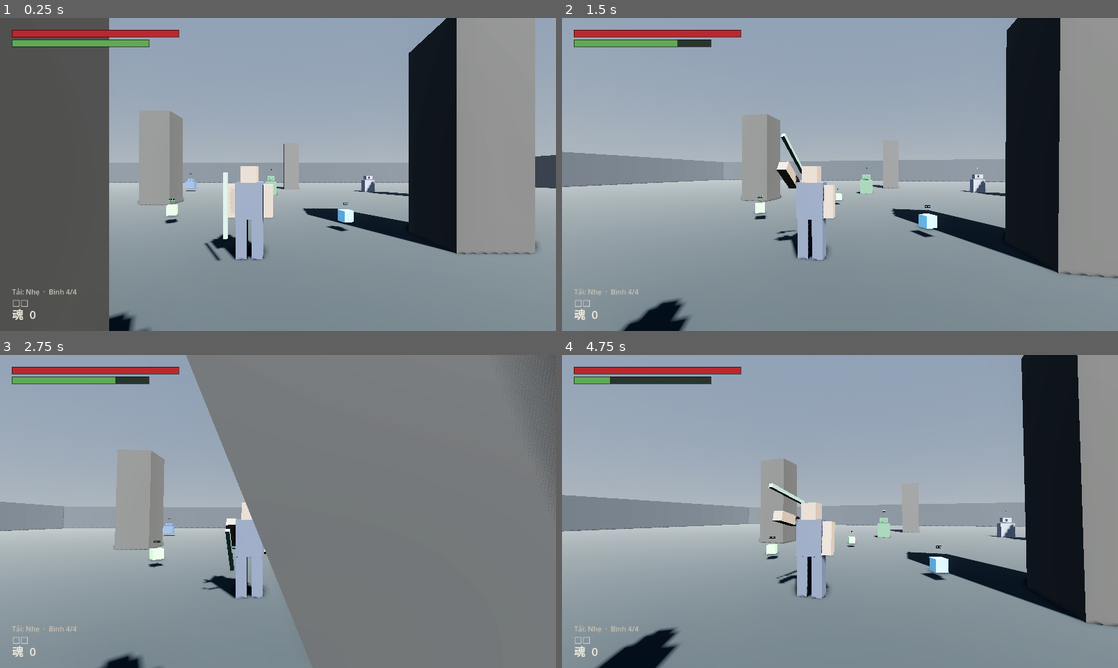
Above: before the commit, frames 1-4 (two rows, left to right).
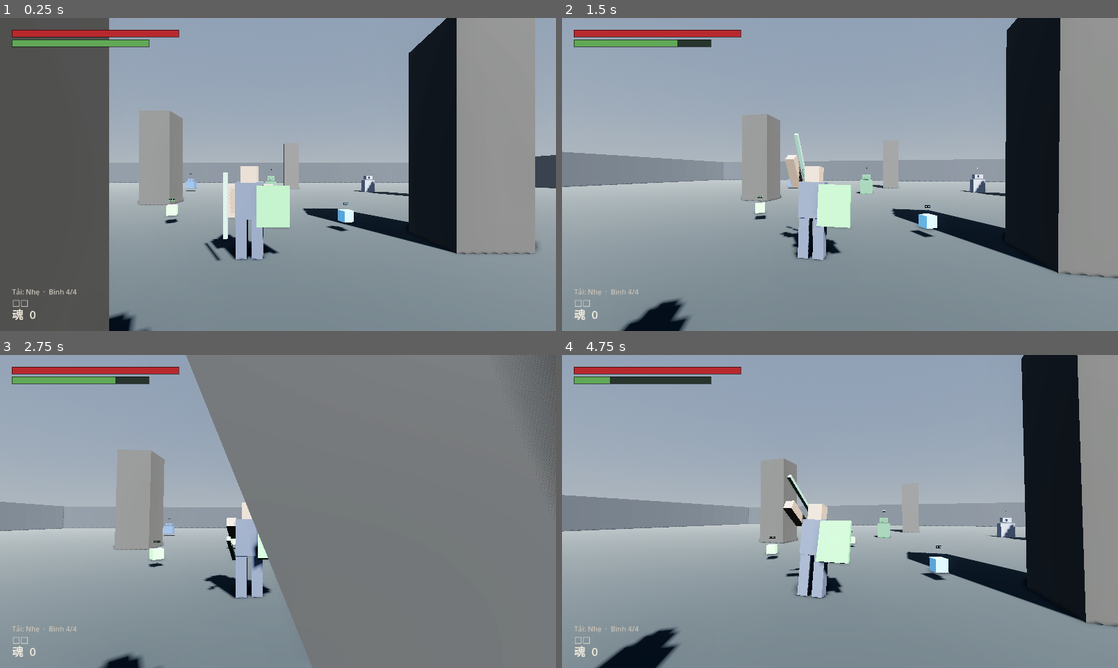
Above: after the commit, the same moments.

Repository: vitgoodkid/Game3SD
Game: Godot game, scene res://scenes/the_gioi/phong_thu.tscn
Same seed, same stepped clock (60 frames per second), same inputs: the game is played once before the commit and once after it.
Inputs (mouse positions are in pixels of both pictures, inside the frame that each line leads up to):
- Up to frame 1 (0.25 s): no input
- Up to frame 2 (1.5 s): tap Enter at 0.5 s; move the mouse to (867, 174) at 0.52 s; press the mouse at (867, 174) at 0.53 s; move the mouse to (812, 174) at 1.27 s; release the mouse at (812, 174) at 1.28 s; tap D (di_phai) at 1.35 s
- Up to frame 3 (2.75 s): click (250, 511) at 1.55 s; move the mouse to (289, 505) at 2.02 s; press the mouse at (289, 505) at 2.03 s; tap S (di_sau) at 2.1 s
- Up to frame 4 (4.75 s): move the mouse to (834, 517) at 2.77 s; release the mouse at (834, 517) at 2.78 s; tap A (di_trai) at 2.85 s; click (834, 517) at 3.05 s; move the mouse to (878, 514) at 3.52 s; press the mouse at (878, 514) at 3.53 s; tap W (di_truoc) at 3.6 s; move the mouse to (795, 508) at 4.27 s; release the mouse at (795, 508) at 4.28 s; tap Q (do_don) at 4.35 s; click (795, 508) at 4.55 s

The runs differ from the first frame. In frame 1, 0.9% of the frame differs, in the area x 44-53%, y 53-76%; in frame 2, 1.7%; in frame 3, 0.5%; in frame 4, 1.7%, in the area x 37-53%, y 38-78%.

Commit message:
Vẽ khiên ra, cho mỗi loại đòn một dáng riêng, và gỡ hộp đòn khỏi cánh tay
Hai lỗi báo từ chơi thật, cả hai đều không phải lỗi luật — luật chạy đúng, chỉ
là màn hình không nói ra.

KHÔNG THẤY KHIÊN. than_khoi.gd chưa bao giờ vẽ khiên, chỉ có vũ khí tay phải.
Mặc khiên vào mà người không đổi gì thì tưởng chưa mặc được, mà có khiên hay
không đổi hẳn cách chơi (parry, đỡ, đòn phản đỡ đều cần). Thêm khối khiên ở
tay trái, hiện theo LOẠI của món đang cầm chứ không theo chữ trung tâm (luật
1), tô theo độ hiếm + ngũ hành y như vũ khí.

SÁT THƯƠNG ĐÒN HOLD VẪN THẾ. Con số thật ra đã khác sẵn — đo được 39 / 63 / 90
cho bấm nhanh / giữ 0.35s / giữ 1.0s. Cái sai là PHẦN NHÌN: cả bảy loại đòn
dùng chung đúng một cung vung -150°→55°, nên đòn nặng nhìn y hệt đòn nhẹ, chỉ
chậm hơn. Giữ chuột mà không thấy gì khác thì tưởng giữ không ăn thua. Giờ:

  nạp      giơ ngược ra sau đầu rồi GIỮ, rung nhẹ, vũ khí to dần
  nặng     cung rộng hơn (-176°→80°) và đổ cả người theo cú vung
  phản đỡ  thúc thẳng từ sau khiên, khiên vẫn giơ gần hết đòn

VÀ CHỖ NÀY MỚI ĐÁNG SỢ. Thêm cái nghiêng người cho đòn nặng xong thì CẢ GAME
HẾT TRÚNG ĐÒN — sát thương về 0, không lỗi nào, 112 test vẫn xanh. Nguyên
nhân: than_khoi.gd tự nhận là "thuần chỗ để nhìn" nhưng lại gắn một
RemoteTransform3D kéo GanTayPhai — node mang hộp đòn — theo cánh tay diễn hoạt
ảnh. Hộp đòn nằm ở đâu là do dáng vung quyết định, nên sửa dáng là đổi tầm
đánh.

Gỡ hẳn: điểm gắn đứng yên ở ngực và chỉ quay theo thân. Hộp đòn giờ là vùng
với phía trước mặt, đúng bằng tam_voi và goc_quet của moveset.csv — hai cột đó
trước giờ không nói thật.

Thêm nhóm test "Phần nhìn" (8 test): khiên hiện/tắt theo trang bị, phần nhìn
phân biệt được nhẹ/nạp/nặng, và quan trọng nhất — đòn phải TRÚNG thật, đòn giữ
phải đau hơn đòn bấm nhanh. Không có phép thử cuối thì lần sau lại hỏng im
lặng y như vậy.

171 + 115 test qua.

Co-Authored-By: Claude Opus 5 <noreply@anthropic.com>

Diff:
--- a/project.godot
+++ b/project.godot
@@ -1,5 +1,10 @@
-; Game3SD — souls-like 3D học chữ Hán.
-; File này sinh bởi tools/ — sửa tay được, nhưng input map nên sửa trong editor.
+; Engine configuration file.
+; It's best edited using the editor UI and not directly,
+; since the parameters that go here are not all obvious.
+;
+; Format:
+;   [section] ; section goes between []
+;   param=value ; assign values to parameters
 
 config_version=5
 
@@ -130,11 +135,9 @@
 
 [physics]
 
-common/physics_ticks_per_second=60
 3d/physics_engine="Jolt Physics"
 
 [rendering]
 
-renderer/rendering_method="forward_plus"
 anti_aliasing/quality/msaa_3d=2
 environment/defaults/default_environment="res://scenes/the_gioi/moi_truong_mac_dinh.tres"
--- a/scripts/nhan_vat/nguoi_choi.gd
+++ b/scripts/nhan_vat/nguoi_choi.gd
@@ -126,7 +126,8 @@
 	if tk == null:
 		return
 	var td := may.hien_tai.tien_do() if may.hien_tai != null else 0.0
-	tk.dien(may.ten_hien_tai, td, huong_nhap != Vector3.ZERO, delta)
+	var kieu := may.hien_tai.ten_dien() if may.hien_tai != null else ""
+	tk.dien(may.ten_hien_tai, td, huong_nhap != Vector3.ZERO, delta, kieu)
 
 func _unhandled_input(su_kien: InputEvent) -> void:
 	# Ghi đệm phím TRƯỚC khi đưa cho state: state đang bận hồi đòn vẫn phải
--- a/scripts/nhan_vat/than_khoi.gd
+++ b/scripts/nhan_vat/than_khoi.gd
@@ -9,8 +9,11 @@
 ## không.
 ##
 ## Thay model thật về sau: giấu node này đi, nạp .glb vào cùng chỗ, giữ nguyên
-## tên điểm gắn `GanTayPhai` (mục 11 của bản yêu cầu). Không có dòng luật nào
-## nằm trong file này — đây thuần là chỗ để nhìn.
+## tên điểm gắn `GanTayPhai` (mục 11 của bản yêu cầu).
+##
+## KHÔNG CÓ DÒNG LUẬT NÀO trong file này, và câu đó phải giữ cho đúng: đừng
+## gắn hộp đòn vào bất cứ khớp nào bị `dien()` xoay. Từng gắn một lần và một
+## thay đổi thuần trang trí làm cả game hết trúng đòn mà không báo lỗi gì.
 
 ## Cao 1.8m, đúng chuẩn mục 11. Sai cỡ là hỏng toàn bộ tune combat.
 const CAO := 1.8
@@ -24,6 +27,7 @@
 var _chan_trai: Node3D = null
 var _chan_phai: Node3D = null
 var _vu_khi: MeshInstance3D = null
+var _khien: MeshInstance3D = null
 var _than_nguoi: Node3D = null
 var _diem_gan: Node3D = null
 
@@ -53,13 +57,23 @@
 	_chan_phai = _chi(_than_nguoi, Vector3(-0.15, 0.76, 0), Vector3(0.21, 0.76, 0.21), mau_than)
 	_chan_trai = _chi(_than_nguoi, Vector3(0.15, 0.76, 0), Vector3(0.21, 0.76, 0.21), mau_than)
 
-	# Điểm gắn vũ khí ở đầu tay phải. Tên cố định `GanTayPhai` — model thật
-	# sau này phải có bone rỗng trùng tên (mục 11).
+	# Điểm gắn vũ khí. Tên cố định `GanTayPhai` — model thật sau này phải có
+	# bone rỗng trùng tên (mục 11).
+	#
+	# NÓ KHÔNG BÁM THEO CÁNH TAY. Bản đầu có một RemoteTransform3D kéo nó theo
+	# `_tay_phai`, nghĩa là HỘP ĐÒN nằm ở đâu là do dáng vung tay quyết định —
+	# mà dáng vung tay là code trang trí. Hậu quả: thêm một cái nghiêng người
+	# 4° cho đòn nặng trông nặng hơn là cả game hết trúng đòn, im lặng, không
+	# lỗi nào. Đã dính đúng một lần.
+	#
+	# Giờ điểm gắn đứng yên ở ngực (vị trí khai trong nguoi_choi.tscn) và quay
+	# theo THÂN. Hộp đòn vì vậy là một vùng với phía trước mặt, đúng bằng
+	# `tam_voi` và `goc_quet` của moveset.csv — hai cột đó giờ nói thật.
 	if _diem_gan == null:
 		_diem_gan = Node3D.new()
 		_diem_gan.name = "GanTayPhai"
+		_diem_gan.position = Vector3(-0.36, 1.08, 0)
 		add_child(_diem_gan)
-	_tay_phai.add_child(_theo_doi(_diem_gan))
 
 	_vu_khi = MeshInstance3D.new()
 	_vu_khi.mesh = _hinh_hop(Vector3(0.08, 0.08, 1.1))
@@ -68,14 +82,14 @@
 	_vu_khi.rotation_degrees = Vector3(90, 0, 0)
 	_tay_phai.add_child(_vu_khi)
 
-## Node rỗng bám theo tay phải — HopDon là con của GanTayPhai trong .tscn nên
-## không di dời được, thay vào đó gắn một node trung gian theo dõi vị trí.
-func _theo_doi(dich: Node3D) -> Node3D:
-	var n := RemoteTransform3D.new()
-	n.name = "TruyenVeGanTayPhai"
-	n.remote_path = dich.get_path()
-	n.position = Vector3(0, -0.34, 0.0)
-	return n
+	# Khiên ở tay trái. Phải NHÌN THẤY được: cầm khiên hay không đổi hẳn cách
+	# chơi (có khiên mới parry được, mới đỡ được, mới có đòn phản đỡ), nên
+	# không thấy nó trên người là người chơi không biết mình đang ở chế độ nào.
+	_khien = MeshInstance3D.new()
+	_khien.mesh = _hinh_hop(Vector3(0.62, 0.78, 0.09))
+	_khien.material_override = _vat_lieu(mau_vu_khi)
+	_khien.position = Vector3(0.10, -0.40, 0.14)
+	_tay_trai.add_child(_khien)
 
 func _chi(cha: Node3D, vi_tri: Vector3, co: Vector3, mau: Color) -> Node3D:
 	# Khớp xoay đặt ở VAI/HÔNG, khối hộp treo bên dưới — xoay node cha là chi
@@ -125,6 +139,7 @@
 }
 
 func _cap_nhat_vu_khi() -> void:
+	_cap_nhat_khien()
 	if _vu_khi == null:
 		return
 	var chu := Tui.moveset_dang_dung()
@@ -144,18 +159,34 @@
 			mau = mau.lerp(NguHanh.mau_cua(h), 0.55)
 	_vu_khi.material_override = _vat_lieu(mau)
 
+## Khiên hiện khi tay trái có món loại `khien`.
+##
+## Nhận biết bằng LOẠI của món đồ, không phải bằng chữ trung tâm của nó — luật
+## 1: file này không được biết chữ 盾 tồn tại. Đổi khiên trong game thành chữ
+## khác chỉ cần sửa nguyen_lieu.csv.
+func _cap_nhat_khien() -> void:
+	if _khien == null:
+		return
+	var kh = Tui.tay_trai_dang_cam()
+	_khien.visible = kh != null
+	if kh == null:
+		return
+	# Tô theo độ hiếm + hành, y như vũ khí — nhìn là đoán được nó hệ gì.
+	var mau: Color = kh.mau()
+	var h: String = kh.ngu_hanh()
+	if h != "":
+		mau = mau.lerp(NguHanh.mau_cua(h), 0.55)
+	_khien.material_override = _vat_lieu(mau)
+
 # --- Hoạt ảnh tạm bằng code -----------------------------------------
 
 ## Không có animation thật thì xoay khớp bằng tay. Xấu, nhưng đủ để ĐỌC được
 ## đòn đánh — mà đọc được đòn mới là thứ quyết định ở mốc 2.
-func dien(trang_thai: String, tien_do: float, dang_di: bool, delta: float) -> void:
+func dien(trang_thai: String, tien_do: float, dang_di: bool, delta: float,
+		kieu: String = "") -> void:
 	match trang_thai:
 		"danh":
-			# Vung từ sau đầu ra trước: -150° → +55°. Vung tay ngược lên trước
-			# là chỗ người chơi đọc được "nó sắp chém" — khung quan trọng nhất.
-			var g := lerpf(-150.0, 55.0, clampf(tien_do, 0.0, 1.0))
-			_tay_phai.rotation_degrees.x = g
-			_tay_trai.rotation_degrees.x = lerpf(0.0, -25.0, tien_do)
+			_dien_danh(kieu, tien_do)
 		"lan":
 			var vong := clampf(tien_do, 0.0, 1.0) * 360.0
 			_than_nguoi.rotation_degrees.x = vong
@@ -189,7 +220,45 @@
 		_chan_trai.rotation_degrees.x = lerpf(_chan_trai.rotation_degrees.x, 0.0,
 			minf(1.0, 10.0 * delta))
 
+## Dáng đánh, khác nhau theo LOẠI đòn.
+##
+## Trước đây cả bảy loại đòn dùng chung đúng một cung vung, nên đòn nặng nhìn
+## y hệt đòn nhẹ — chỉ chậm hơn. Người chơi giữ chuột mà không thấy gì khác
+## thì tưởng giữ không ăn thua, dù sát thương thật đã gấp rưỡi. Ở một game
+## souls-like, ĐỌC ĐƯỢC ĐÒN là nửa cơ chế; nửa kia là con số.
+func _dien_danh(kieu: String, tien_do: float) -> void:
+	var t := clampf(tien_do, 0.0, 1.0)
+	_vu_khi.scale = Vector3.ONE
+
+	if kieu == "nap":
+		# ĐANG NẠP: giơ ngược ra sau đầu rồi GIỮ NGUYÊN, rung nhẹ, vũ khí to
+		# dần. Đây là khung người chơi đọc "sắp ra đòn to" — và cũng là khung
+		# đối phương đọc được, nên nạp phải có rủi ro nhìn thấy được.
+		_tay_phai.rotation_degrees.x = -172.0 + sin(t * 46.0) * 3.5
+		_tay_trai.rotation_degrees.x = -28.0
+		_than_nguoi.rotation_degrees.x = 7.0
+		_vu_khi.scale = Vector3.ONE * (1.0 + t * 0.35)
+		return
+
+	if kieu == "phan_do":
+		# ĐÒN PHẢN ĐỠ: thúc thẳng từ sau khiên ra, không vung vòng. Khiên vẫn
+		# giơ gần hết đòn — đó là cả ý của đòn này, phản mà không bỏ thủ.
+		_tay_phai.rotation_degrees.x = lerpf(-38.0, 32.0, t)
+		_tay_trai.rotation_degrees.x = lerpf(-95.0, -62.0, t)
+		_than_nguoi.rotation_degrees.x = lerpf(0.0, -11.0, t)
+		return
+
+	# Vung từ sau đầu ra trước. Vung tay ngược lên trước là chỗ người chơi đọc
+	# được "nó sắp chém" — khung quan trọng nhất.
+	var nang := kieu.begins_with("nang")
+	_tay_phai.rotation_degrees.x = lerpf(-176.0 if nang else -150.0,
+		80.0 if nang else 55.0, t)
+	_tay_trai.rotation_degrees.x = lerpf(0.0, -25.0, t)
+	# Đòn nặng đổ cả người theo cú vung rồi thẳng lại — nhìn ra sức nặng.
+	_than_nguoi.rotation_degrees.x = sin(t * PI) * (-15.0 if nang else -4.0)
+
 func _ve_thuong(delta: float) -> void:
+	_vu_khi.scale = Vector3.ONE
 	var k := minf(1.0, 10.0 * delta)
 	_than_nguoi.rotation_degrees.x = lerpf(_than_nguoi.rotation_degrees.x, 0.0, k)
 	_than_nguoi.position.y = lerpf(_than_nguoi.position.y, 0.0, k)
--- a/scripts/nhan_vat/trang_thai.gd
+++ b/scripts/nhan_vat/trang_thai.gd
@@ -28,6 +28,12 @@
 func tien_do() -> float:
 	return 0.0
 
+## Tên chi tiết của thứ đang diễn, cho phần NHÌN. Tên state là "danh" với cả
+## bảy loại đòn, mà đòn nhẹ và đòn nạp phải trông khác hẳn nhau — không thì
+## người chơi giữ chuột mà không biết mình vừa ra đòn gì.
+func ten_dien() -> String:
+	return ""
+
 ## State này có cho hồi thể lực trong lúc nó đang chạy không.
 ##
 ## MẶC ĐỊNH LÀ CHO. Bốn state nói không: đánh, lăn, chạy, giơ khiên — đúng như
--- a/scripts/nhan_vat/trang_thai/danh.gd
+++ b/scripts/nhan_vat/trang_thai/danh.gd
@@ -133,6 +133,11 @@
 	_da_tat = true
 	nc.hop_don.monitoring = false
 
+## Đang nạp thì báo "nap" chứ không báo tên đòn: dáng nạp là dáng ĐỨNG GIỮ,
+## khác hẳn dáng vung.
+func ten_dien() -> String:
+	return "nap" if _nap else _don
+
 func tien_do() -> float:
 	if _nap:
 		return clampf(_t_nap / T_NAP_TOI_DA, 0.0, 1.0) * 0.35
--- a/tools/thu_vong_lap.gd
+++ b/tools/thu_vong_lap.gd
@@ -38,6 +38,7 @@
 	await _the_luc_va_nut_danh()
 	await _cam_ket_va_iframe()
 	await _sieu_giap_va_phan_do()
+	await _phan_nhin()
 	await _phim_hanh_trang()
 	await _quai_roi_do()
 	await _nghi_bia_da()
@@ -401,6 +402,106 @@
 	_lam_moi_nguoi_choi()
 	_bit_mat_quai(false)
 
+## Phần NHÌN. Hai lỗi chơi thật mới lộ ra, cả hai đều không phải lỗi luật —
+## luật chạy đúng, chỉ là màn hình không nói ra:
+##
+##   · khiên mặc rồi mà thân nhân vật không vẽ ⇒ tưởng chưa mặc được
+##   · bảy loại đòn dùng chung một cung vung ⇒ giữ chuột ra đòn nặng mà nhìn
+##     y hệt đòn nhẹ, tưởng giữ không ăn thua
+##
+## Thứ không nhìn thấy thì coi như không có, dù con số bên dưới đã đúng.
+func _phan_nhin() -> void:
+	_nhom("Phần nhìn: khiên và dáng đòn")
+	if _nc == null:
+		_dung(false, "không có người chơi để thử")
+		return
+	var tk := _nc.than as ThanKhoi
+	if tk == null:
+		_dung(false, "không có thân khối")
+		return
+	_bit_mat_quai(true)
+	_lam_moi_nguoi_choi()
+
+	# --- Khiên phải HIỆN khi mặc, TẮT khi cởi ---
+	_dat_khien(false)
+	await _hai_khung()
+	_dung(not tk._khien.visible, "cởi khiên thì thân không vẽ khiên")
+	_dat_khien(true)
+	await _hai_khung()
+	_dung(tk._khien.visible, "mặc khiên vào thì thân VẼ khiên ra")
+
+	# --- Mỗi loại đòn một dáng riêng ---
+	await _giu("don_nhe", 0.05)
+	await _hai_khung()
+	_bang(_nc.may.hien_tai.ten_dien(), "nhe_1", "bấm nhanh: phần nhìn biết là đòn nhẹ")
+	await _cho(1.4)
+
+	# Giữ chuột: phải báo "nap" trong lúc còn giữ, không phải tên đòn.
+	var e := InputEventAction.new()
+	e.action = "don_nhe"
+	e.pressed = true
+	Input.parse_input_event(e)
+	await _cho(NguoiChoi.NGUONG_GIU_NANG + 0.25)
+	_bang(_nc.may.hien_tai.ten_dien(), "nap",
+		"còn giữ chuột thì phần nhìn báo ĐANG NẠP — dáng giữ, không phải dáng vung")
+	e = InputEventAction.new()
+	e.action = "don_nhe"
+	e.pressed = false
+	Input.parse_input_event(e)
+	await _hai_khung()
+	_dung(_nc.may.hien_tai.ten_dien().begins_with("nang"),
+		"nhả ra thì báo đòn nặng (%s)" % _nc.may.hien_tai.ten_dien())
+	await _cho(1.6)
+
+	# --- ĐÒN PHẢI TRÚNG THẬT, và đòn nặng phải đau hơn đòn nhẹ ---
+	#
+	# Phép thử này canh cái bẫy vừa dính: hộp đòn TỪNG bị kéo theo cánh tay
+	# diễn hoạt ảnh, nên thêm một cái nghiêng người cho đòn nặng trông nặng
+	# hơn là cả game hết trúng đòn — im lặng, không lỗi nào, test luật vẫn
+	# xanh vì luật có sai đâu. Giờ hộp đòn đứng yên ở ngực; nếu ai gắn lại nó
+	# vào khớp bị xoay thì phép thử này đỏ ngay.
+	_lam_moi_nguoi_choi()
+	var q := _quai_de_danh()
+	if q == null:
+		_dung(false, "không có quái để thử trúng đòn")
+	else:
+		var mat_nhe := await _danh_thu(q, 0.05)
+		_dung(mat_nhe > 0.0, "bấm nhanh: đòn TRÚNG thật (%.0f máu)" % mat_nhe)
+		var mat_nang := await _danh_thu(q, NguoiChoi.NGUONG_GIU_NANG + 0.13)
+		_dung(mat_nang > 0.0, "giữ chuột: đòn TRÚNG thật (%.0f máu)" % mat_nang)
+		_dung(mat_nang > mat_nhe, "và đòn giữ ĐAU HƠN đòn bấm nhanh (%.0f > %.0f)"
+			% [mat_nang, mat_nhe])
+
+	_lam_moi_nguoi_choi()
+	_bit_mat_quai(false)
+
+## Kéo một con quái còn sống ra làm bao cát, và tắt não nó đi.
+func _quai_de_danh() -> Quai:
+	for n in get_tree().get_nodes_in_group("quai"):
+		var q := n as Quai
+		if q != null and q.con_song():
+			q.nguoi_choi = null
+			q.may.doi("quai_dung")
+			return q
+	return null
+
+## Đặt quái ngay trước mặt rồi vung một đòn, trả về số máu nó mất.
+func _danh_thu(q: Quai, giu: float) -> float:
+	q.mau = q.mau_toi_da
+	q.global_position = _nc.global_position + _nc.huong_mat() * 1.4
+	_nc.the_luc = _nc.the_luc_max
+	_nc.tre_hoi = 0.0
+	await _hai_khung()
+	await _giu("don_nhe", giu)
+	for i in 150:
+		await get_tree().physics_frame
+		if q.mau < q.mau_toi_da:
+			break
+	var mat := q.mau_toi_da - q.mau
+	q.mau = q.mau_toi_da
+	await _cho(1.5)
+	return mat
+
 ## Máy trạng thái quái. Chạy CUỐI CÙNG vì nó xê dịch và hạ quái — mấy nhóm
 ## trước đếm đúng bốn con.
 func _may_trang_thai_quai() -> void:
Not shown, changed: CLAUDE.md
Not shown, changed: TIEN_DO.md
